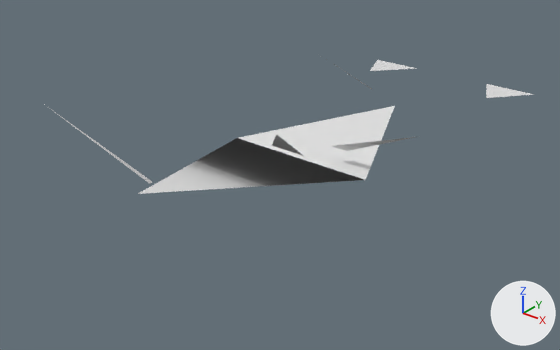
A saved change to the OBJ model GameData/Meshes/Designs/voidborn/voidborn_miner_mk1_12.obj.
One viewpoint serves both versions: a 50 mm lens placed at (2.43, -3.2, 1.84), pointed at (-0.06, -0.09, -0.09). Lighting does not change. The marker at lower right points along +X, +Y and +Z. The first picture is the older version. Where no turn or scale is listed for an object, it has been applied to the vertices. Vertices at exactly the same position are counted once.

Names of what the first picture shows: 'voidborn_miner_mk1_12'.
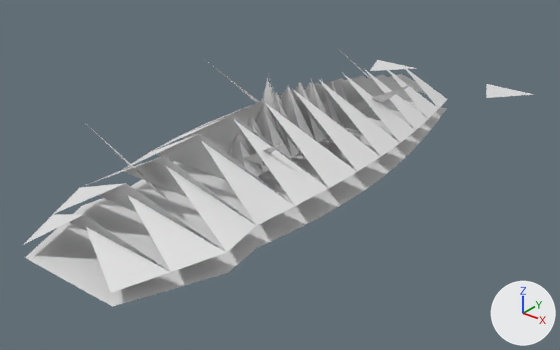
Edits to the bpy script that builds the scene:
```text
Change me_voidborn_miner_mk1_12:
    used by ob_voidborn_miner_mk1_12; location = (0.0, 0.0, 0.0)
    remove me_voidborn_miner_mk1_12.from_pydata(...)  # 22 vertices, 8 faces; spans x -0.97..0.77, y -1.18..1.85, z 0.0..0.38
    add me_voidborn_miner_mk1_12.from_pydata(...)  # 203 vertices, 153 faces; spans x -0.63..0.63, y -1.61..1.85, z 0.0..0.59
    me_voidborn_miner_mk1_12 part 1: the loose piece of 4 vertices spanning x -0.46..0.46, y -1.18..1.06, z 0.0..0.24 is rebuilt with 50 vertices and now spans x -0.52..0.52, y -1.61..1.23, z 0.07..0.43
    me_voidborn_miner_mk1_12 part 2: the loose piece of 3 vertices spanning x -0.97..-0.24, y -0.96..-0.82, z 0.06..0.38 is deleted
    me_voidborn_miner_mk1_12 part 3: the loose piece of 3 vertices spanning x 0.19..0.77, y -0.02..0.13, z 0.06..0.34 is deleted
    me_voidborn_miner_mk1_12 part 4
    124 vertices are added at x -0.62..0.52, y -1.61..1.23, z 0.0..0.59
    14 new vertices lie (0.2, 0.0, 0.0) away from vertices in x -0.1, y -0.55..0.45, z 0.0..0.17
    6 new vertices lie (0.32, 0.0, 0.0) away from vertices in x -0.16, y -0.15..0.05, z 0.0..0.15
    114 new faces join them
    other edits to the shape of me_voidborn_miner_mk1_12 do not show in these pictures
```

Where the change shows, as pixel boxes (x1, y1, x2, y2) in the pictures (560 x 350 px):
'voidborn_miner_mk1_12', reshaped (88% taller)
    before: (48, 60, 533, 194)
    after: (23, 53, 533, 306)
part 1 of me_voidborn_miner_mk1_12, rebuilt (65% wider, 156% taller)
    before: (138, 106, 395, 194)
    after: (23, 66, 447, 293)
part 2 of me_voidborn_miner_mk1_12, deleted
    before: (48, 107, 152, 184)
part 3 of me_voidborn_miner_mk1_12, deleted
    before: (332, 137, 415, 151)
part 4 of me_voidborn_miner_mk1_12, added
    after: (25, 53, 446, 306)
